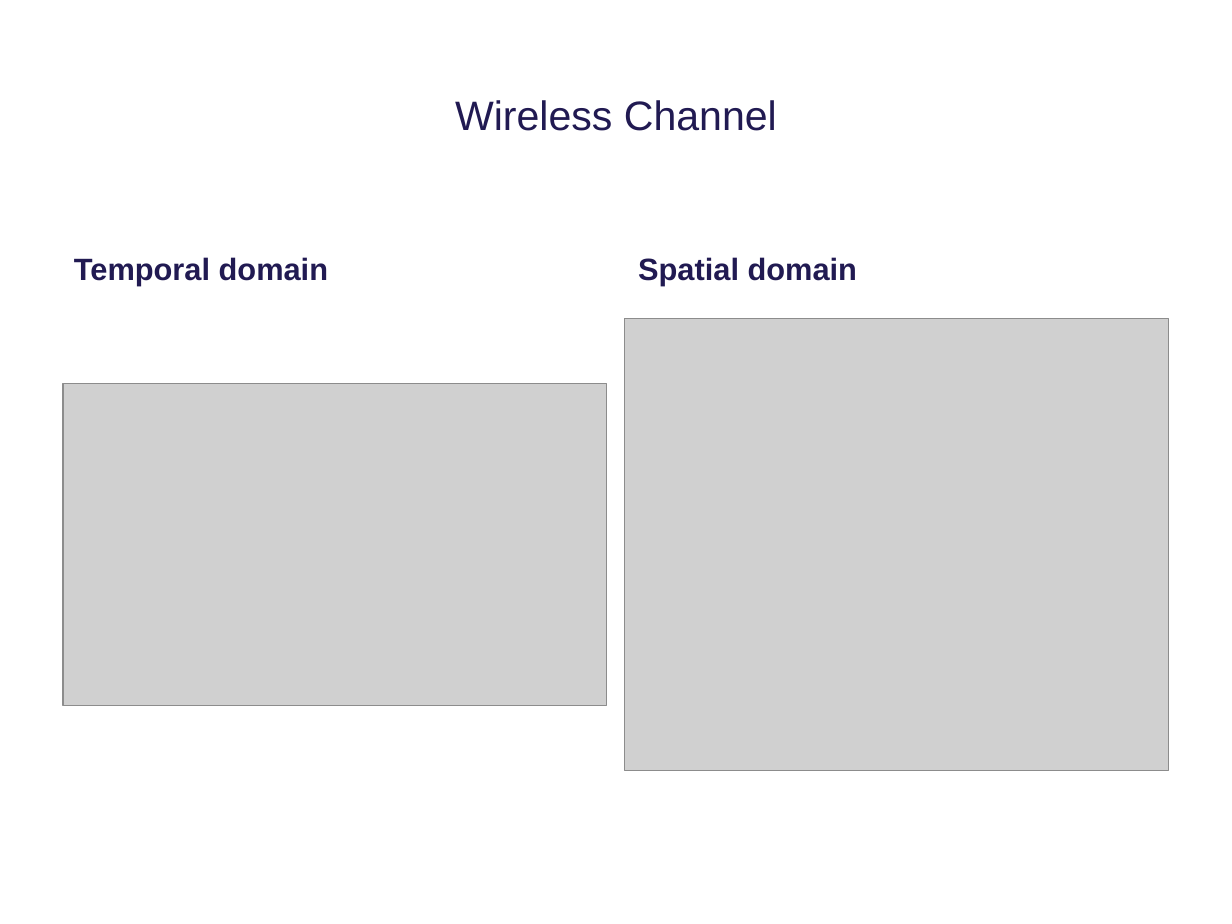
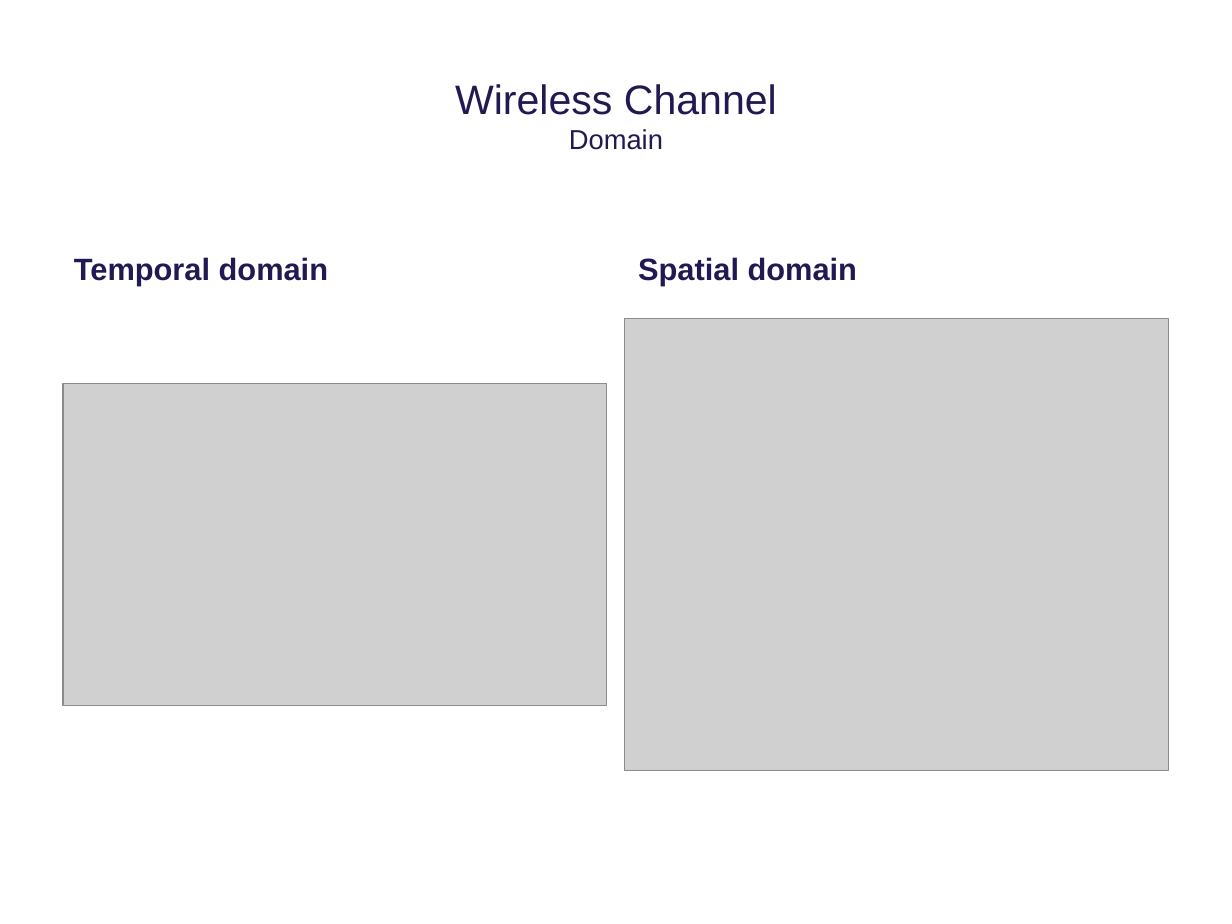
Before and after one commit to tkjj13/P8, a slide deck: slide 10 of ppt/final.pptx. Drawn at 1232x924 pixels with LibreOffice and Linux fonts; fonts in the diff are those of the drawing; grey boxes stand for pictures; background and template pictures are left out. Boxes give left, top, right and bottom in pixels: in the first picture for what was removed or moved away, otherwise in the second. Text is boxed around its words. In the diff, an @@ line names an element or a change of style, - is before the commit and + after.

```diff
--- a/ppt/final.pptx
+++ b/ppt/final.pptx
@@ title at (455, 84, 777, 150): text changed @@
-Wireless Channel
+Wireless Channel
+Domain
```
Also in this commit, not shown: 5 other slides changed, 1 slide added, 1 slide removed.
